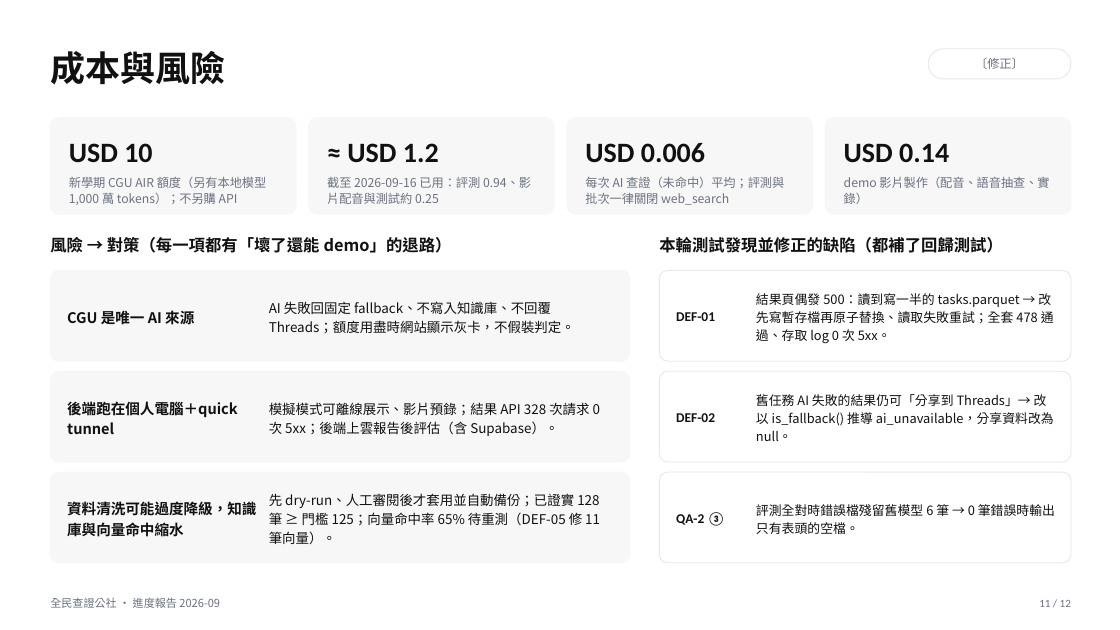
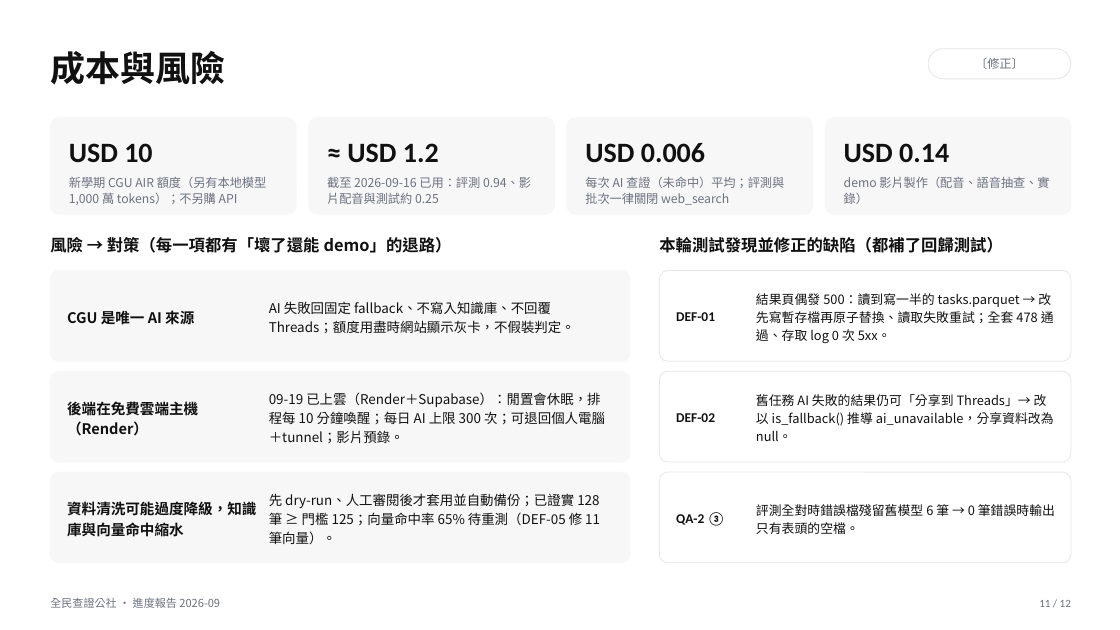
Before and after one commit to cansfakenewsverify/AI-Fake-News-Verification-System, a slide deck: slide 11 of presentations/2026-09_進度報告/01_投影片_進度報告.pptx. Drawn at 1120x630 pixels with LibreOffice and Linux fonts; fonts in the diff are those of the drawing. Boxes give left, top, right and bottom in pixels: in the first picture for what was removed or moved away, otherwise in the second. Text is boxed around its words. In the diff, an @@ line names an element or a change of style, - is before the commit and + after.

```diff
--- a/presentations/2026-09_進度報告/01_投影片_進度報告.pptx
+++ b/presentations/2026-09_進度報告/01_投影片_進度報告.pptx
@@ text at (67, 399, 198, 436): text changed @@
-後端跑在個人電腦＋quick tunnel
+後端在免費雲端主機（Render）
@@ text at (269, 392, 605, 443): text changed @@
-模擬模式可離線展示、影片預錄；結果 API 328 次請求 0 次 5xx；後端上雲報告後評估（含 Supabase）。
+09-19 已上雲（Render＋Supabase）：閒置會休眠，排程每 10 分鐘喚醒；每日 AI 上限 300 次；可退回個人電腦＋tunnel；影片預錄。
```
Also in this commit, not shown: 3 other slides changed, 5 other files.
